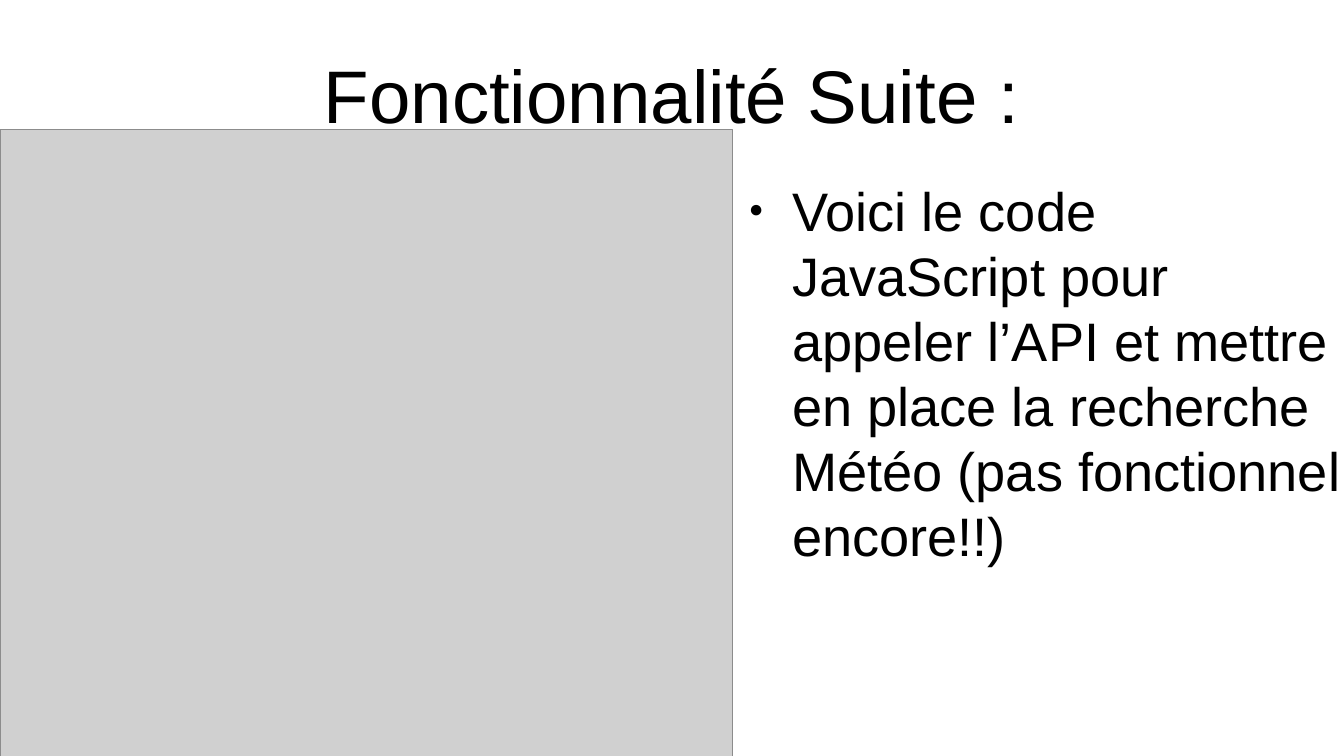
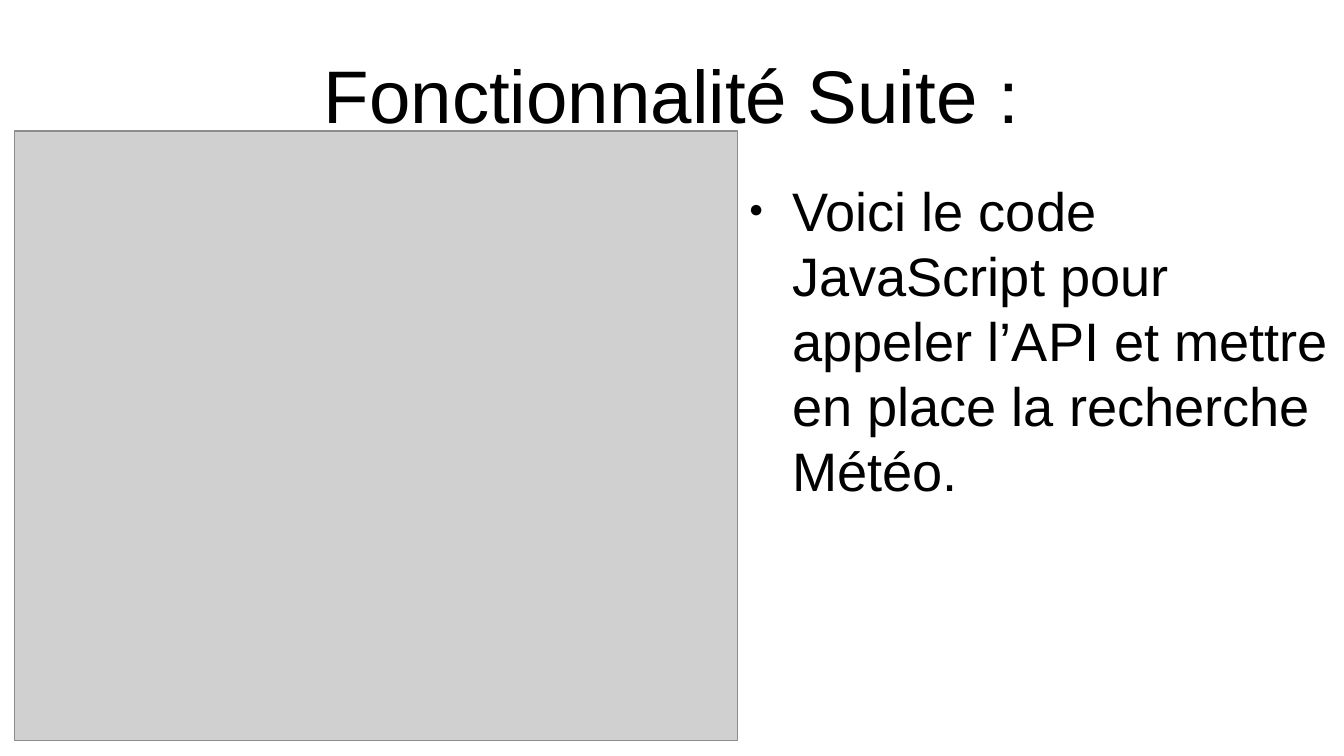
Before and after one commit to Max50603/PROJET--FINAL, a slide deck: slide 17 of PROJET/PROJET FINALE POWERPOINT.odp. Drawn at 1344x756 pixels with LibreOffice and Linux fonts; fonts in the diff are those of the drawing; grey boxes stand for pictures. Boxes give left, top, right and bottom in pixels: in the first picture for what was removed or moved away, otherwise in the second. Text is boxed around its words. In the diff, an @@ line names an element or a change of style, - is before the commit and + after.

```diff
--- a/PROJET/PROJET FINALE POWERPOINT.odp
+++ b/PROJET/PROJET FINALE POWERPOINT.odp
@@ picture: place and size @@
-picture at [0, 130, 733, 756]
+picture at [15, 130, 738, 740]
@@ text at [792, 191, 1327, 492]: text changed @@
-● Voici le code JavaScript pour appeler l’API et mettre en place la recherche Météo (pas fonctionnel encore!!)
+● Voici le code JavaScript pour appeler l’API et mettre en place la recherche Météo.
```
Also in this commit, not shown: 1 other slide changed, 1 other file.
